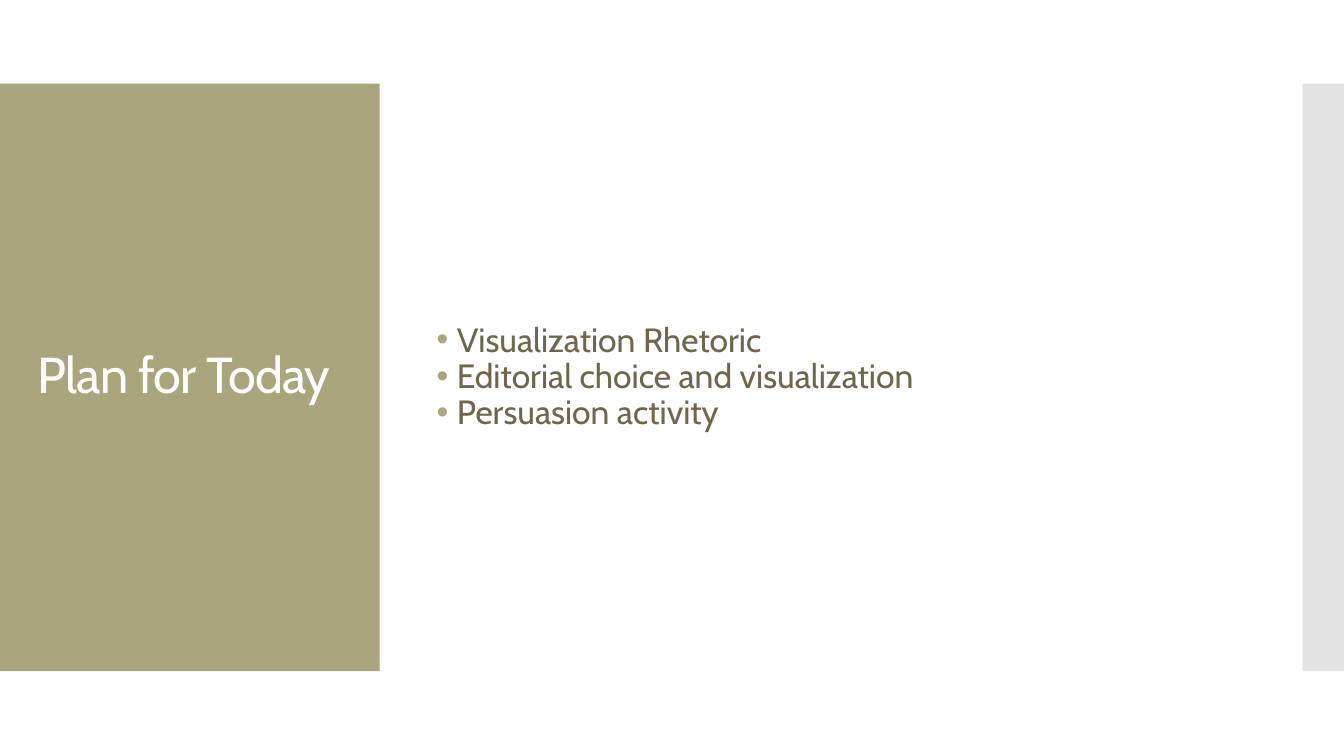
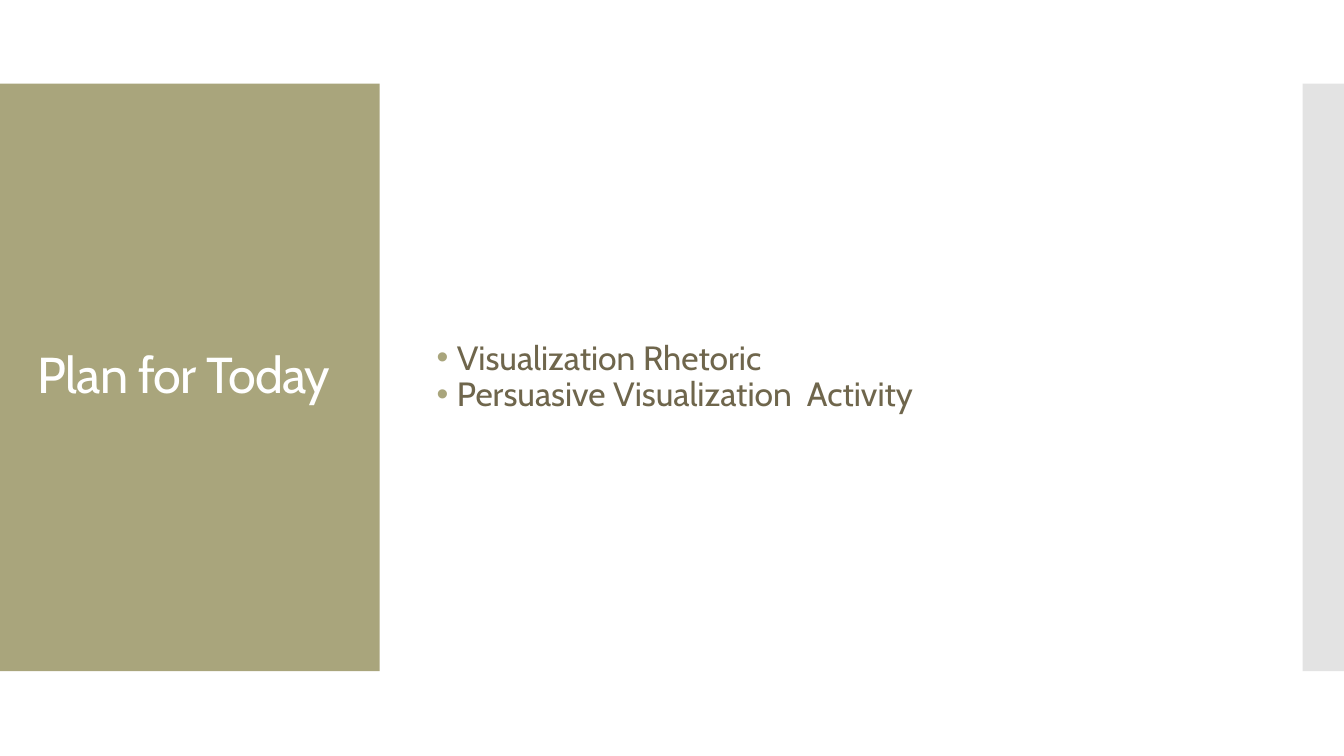
Before and after one commit to amosca01/SDS-CSC109, a slide deck: slide 2 of slides/14-persuasive-vis.pptx. Drawn at 1344x756 pixels with LibreOffice and Linux fonts; fonts in the diff are those of the drawing. Boxes give left, top, right and bottom in pixels: in the first picture for what was removed or moved away, otherwise in the second. Text is boxed around its words. In the diff, an @@ line names an element or a change of style, - is before the commit and + after.

```diff
--- a/slides/14-persuasive-vis.pptx
+++ b/slides/14-persuasive-vis.pptx
@@ text at box(457, 381, 913, 414): text changed @@
-• Editorial choice and visualization
-• Persuasion activity
+• Persuasive Visualization Activity
```
Also in this commit, not shown: 2 other slides changed, 11 slides added, 12 other files.
